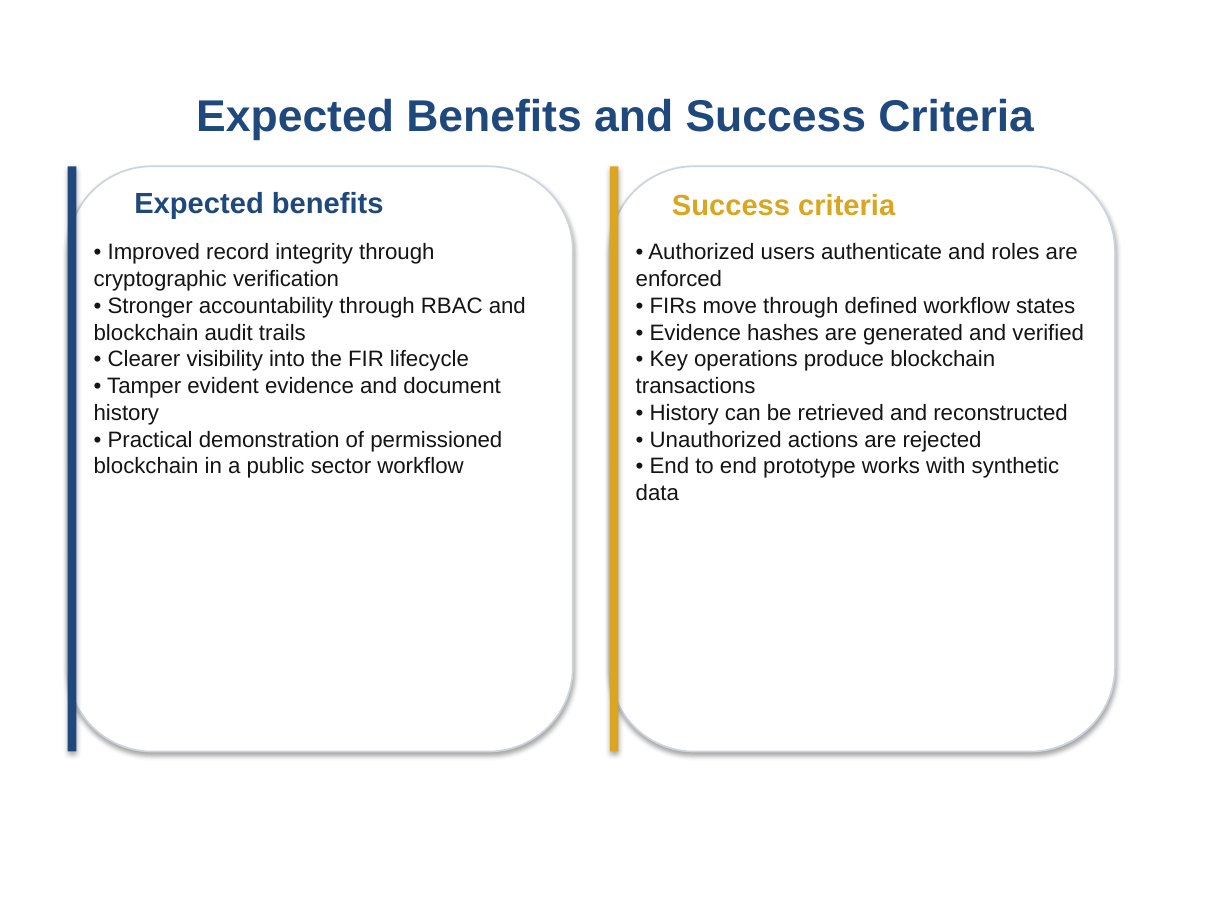
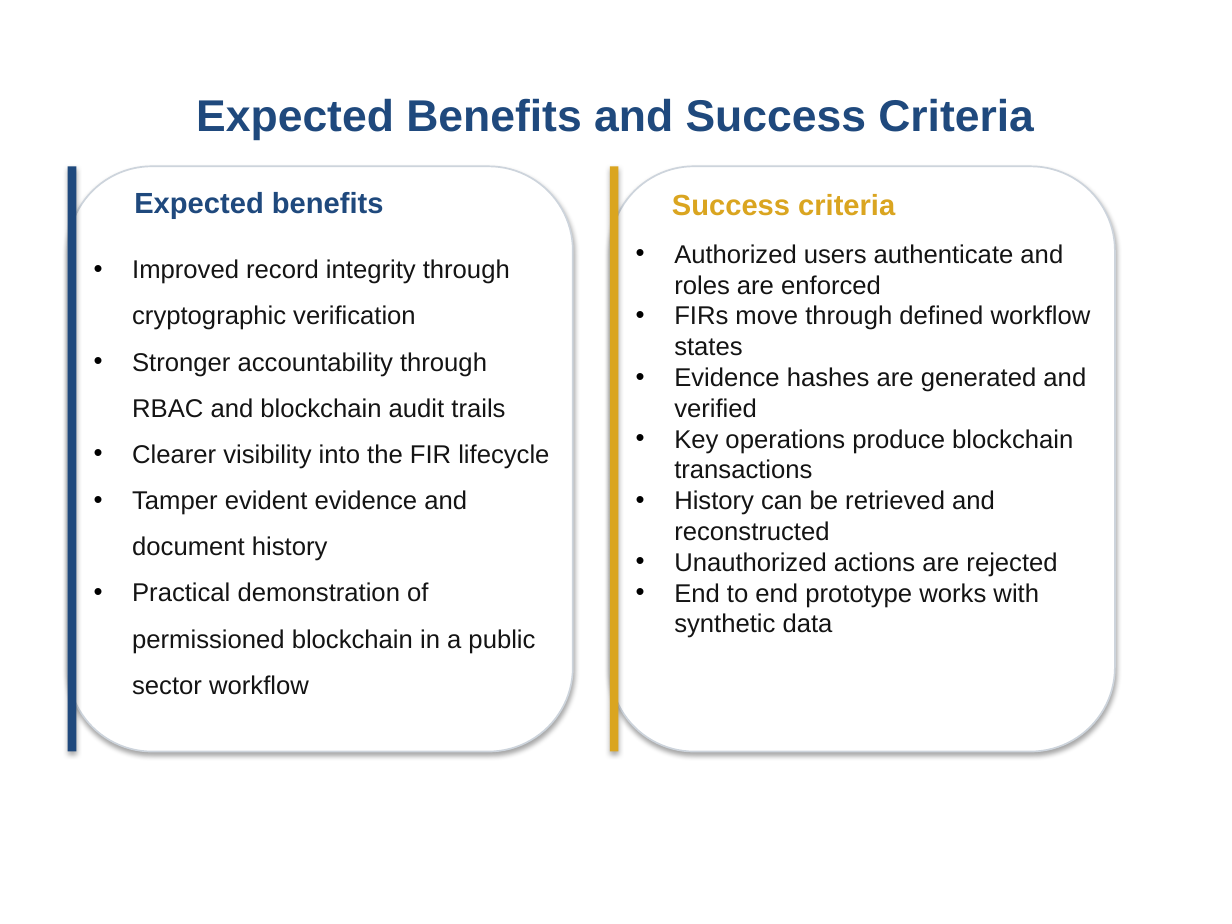
Before and after one commit to Sharaiz333/FYPBSCS_Digital-FIR-blockchain_2026, a slide deck: slide 22 of Final_Digital_FIR_Final_FYP_Presentation.pptx (slide 21 before the commit). Drawn at 1232x924 pixels with LibreOffice and Linux fonts; fonts in the diff are those of the drawing; background and template pictures are left out. Boxes give left, top, right and bottom in pixels: in the first picture for what was removed or moved away, otherwise in the second. Text is boxed around its words. In the diff, an @@ line names an element or a change of style, - is before the commit and + after.

```diff
--- a/Final_Digital_FIR_Final_FYP_Presentation.pptx
+++ b/Final_Digital_FIR_Final_FYP_Presentation.pptx
@@ text at (x1=132, y1=259, x2=549, y2=695): text changed; size 13 to 15 pt @@
-• Improved record integrity through cryptographic verification
-• Stronger accountability through RBAC and blockchain audit trails
-• Clearer visibility into the FIR lifecycle
-• Tamper evident evidence and document history
-• Practical demonstration of permissioned blockchain in a public sector workflow
+• Improved record integrity through cryptographic verification
+• Stronger accountability through RBAC and blockchain audit trails
+• Clearer visibility into the FIR lifecycle
+• Tamper evident evidence and document history
+• Practical demonstration of permissioned blockchain in a public sector workflow
@@ text at (x1=674, y1=244, x2=1091, y2=638): text changed; size 13 to 15 pt @@
-• Authorized users authenticate and roles are enforced
-• FIRs move through defined workflow states
-• Evidence hashes are generated and verified
-• Key operations produce blockchain transactions
-• History can be retrieved and reconstructed
-• Unauthorized actions are rejected
-• End to end prototype works with synthetic data
+• Authorized users authenticate and roles are enforced
+• FIRs move through defined workflow states
+• Evidence hashes are generated and verified
+• Key operations produce blockchain transactions
+• History can be retrieved and reconstructed
+• Unauthorized actions are rejected
+• End to end prototype works with synthetic data
```
Also in this commit, not shown: 13 other slides changed, 1 slide added, 3 other files.
